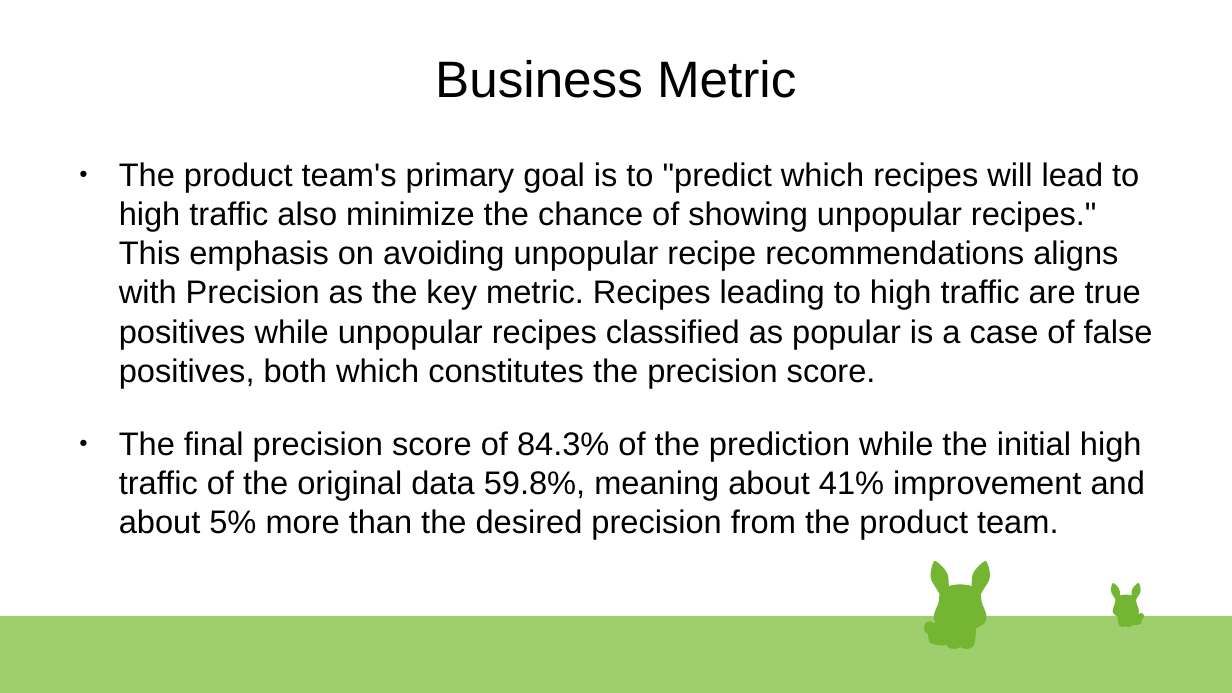
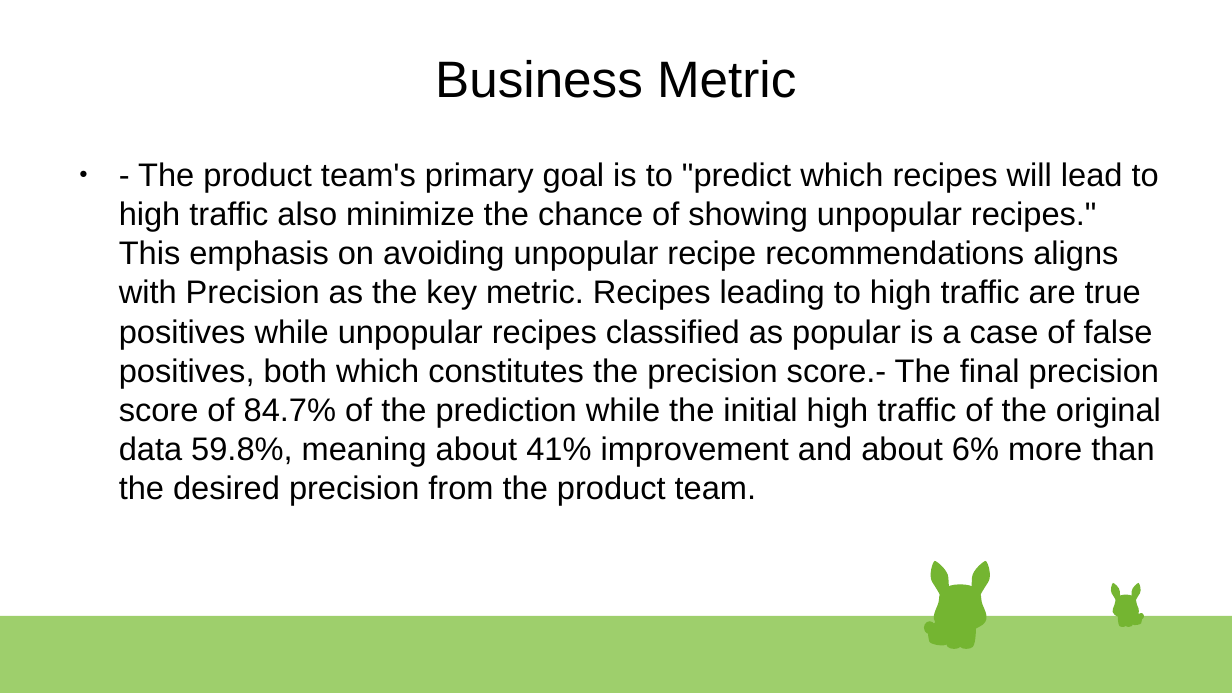
Before and after one commit to MLHermit/Datacamp-Data-Scientist-Professional-Certification, a slide deck: slide 11 of datacamp presentation.odp. Drawn at 1232x693 pixels with LibreOffice and Linux fonts; fonts in the diff are those of the drawing. Boxes give left, top, right and bottom in pixels: in the first picture for what was removed or moved away, otherwise in the second. Text is boxed around its words. In the diff, an @@ line names an element or a change of style, - is before the commit and + after.

```diff
--- a/datacamp presentation.odp
+++ b/datacamp presentation.odp
@@ text at box(119, 162, 1161, 505): text changed @@
-● The product team's primary goal is to "predict which recipes will lead to high traffic also minimize the chance of showing unpopular recipes." This emphasis on avoiding unpopular recipe recommendations aligns with Precision as the key metric. Recipes leading to high traffic are true positives while unpopular recipes classified as popular is a case of false positives, both which constitutes the precision score.
-● The final precision score of 84.3% of the prediction while the initial high traffic of the original data 59.8%, meaning about 41% improvement and about 5% more than the desired precision from the product team.
+● - The product team's primary goal is to "predict which recipes will lead to high traffic also minimize the chance of showing unpopular recipes." This emphasis on avoiding unpopular recipe recommendations aligns with Precision as the key metric. Recipes leading to high traffic are true positives while unpopular recipes classified as popular is a case of false positives, both which constitutes the precision score.- The final precision score of 84.7% of the prediction while the initial high traffic of the original data 59.8%, meaning about 41% improvement and about 6% more than the desired precision from the product team.
```
Also in this commit, not shown: 5 other slides changed, 3 other files.
